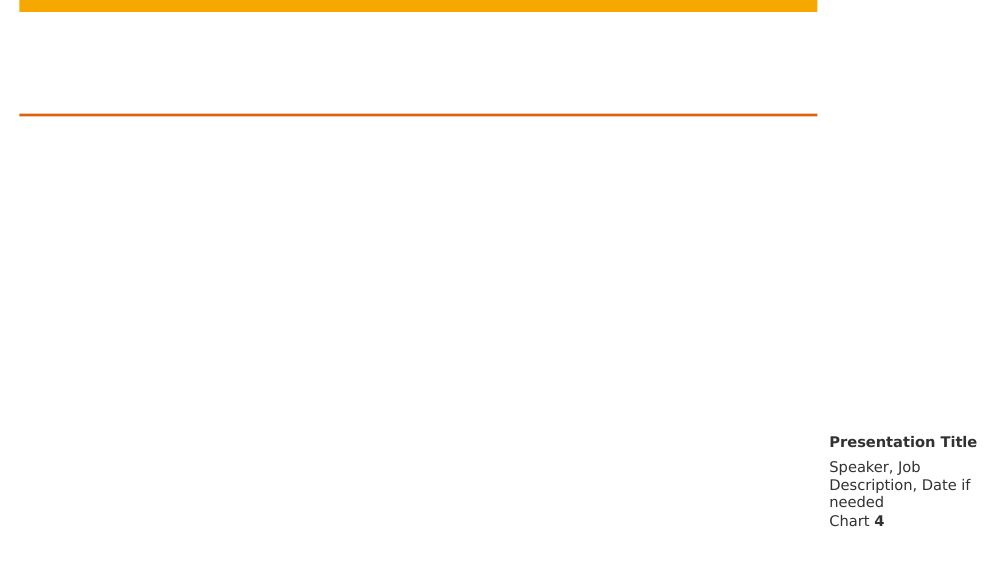
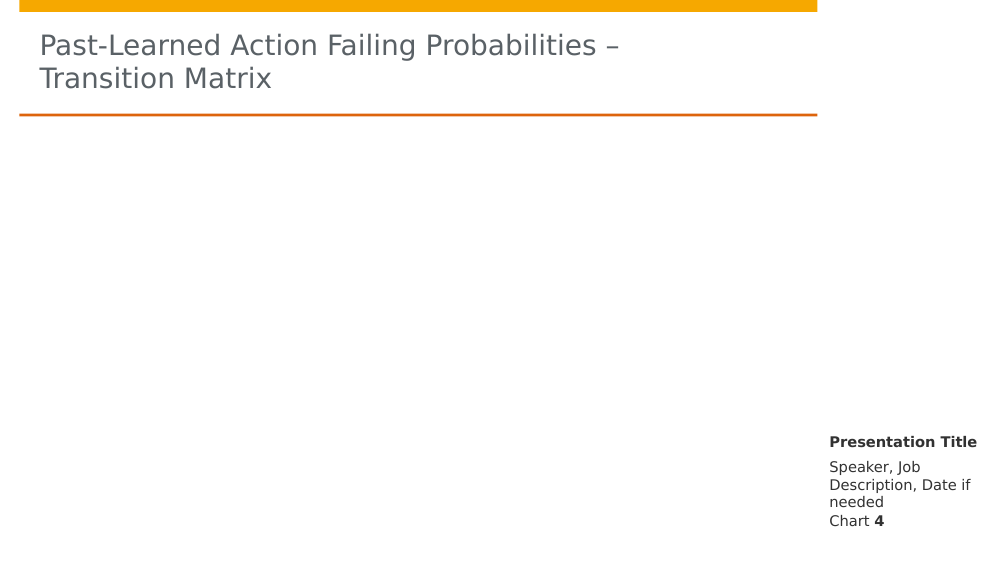
Before and after one commit to Phimanu/MachineLearningControl, a slide deck: slide 4 of mrubis_controller/presentation/MLC.pptx. Drawn at 1008x567 pixels with LibreOffice and Linux fonts; fonts in the diff are those of the drawing; background and template pictures are left out. Boxes give left, top, right and bottom in pixels: in the first picture for what was removed or moved away, otherwise in the second. Text is boxed around its words. In the diff, an @@ line names an element or a change of style, - is before the commit and + after.

Commit message:
Add RQs to Powerpoint

```diff
--- a/mrubis_controller/presentation/MLC.pptx
+++ b/mrubis_controller/presentation/MLC.pptx
@@ title added at [40,33,597,89], 20 pt, text #5A6166 @@
+Past-Learned Action Failing Probabilities –
+Transition Matrix
```
Also in this commit, not shown: 1 other slide changed, 1 slide added.
